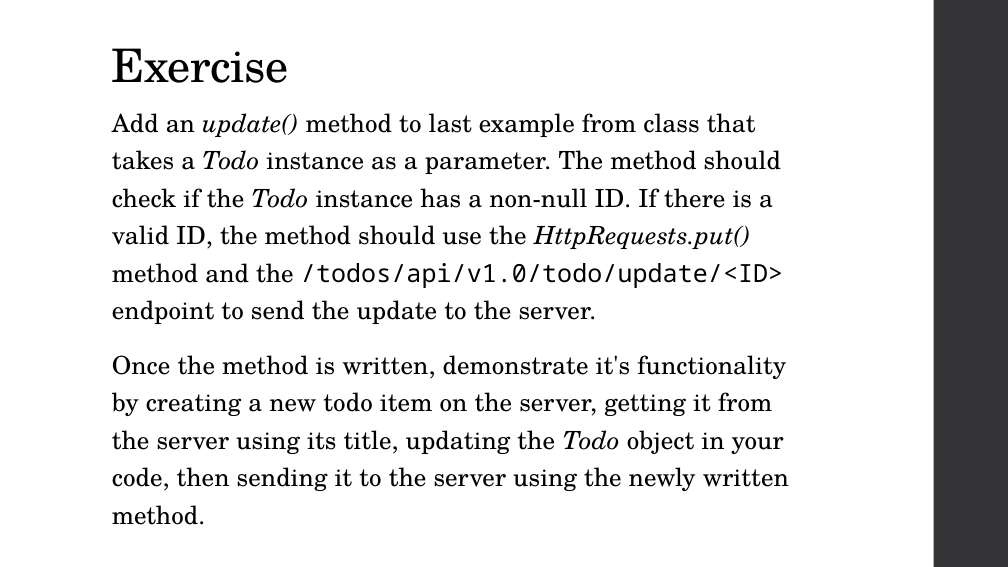
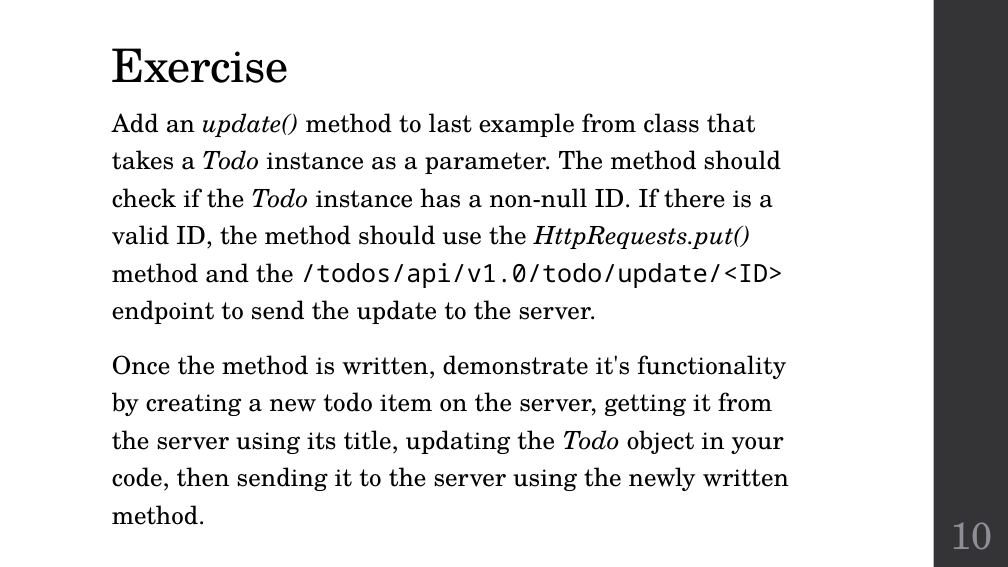
Before and after one commit to zarthur/CSCC-Fundamentals-Android-Notes, a slide deck: slide 10 of week_15/week_15.pptx. Drawn at 1008x567 pixels with LibreOffice and Linux fonts; fonts in the diff are those of the drawing. Boxes give left, top, right and bottom in pixels: in the first picture for what was removed or moved away, otherwise in the second. Text is boxed around its words. In the diff, an @@ line names an element or a change of style, - is before the commit and + after.

```diff
--- a/week_15/week_15.pptx
+++ b/week_15/week_15.pptx
@@ page number added at (x1=950, y1=522, x2=992, y2=550), 36 pt, text #8E8E94 @@
+10
```
Also in this commit, not shown: 9 other slides changed, 1 other file.
